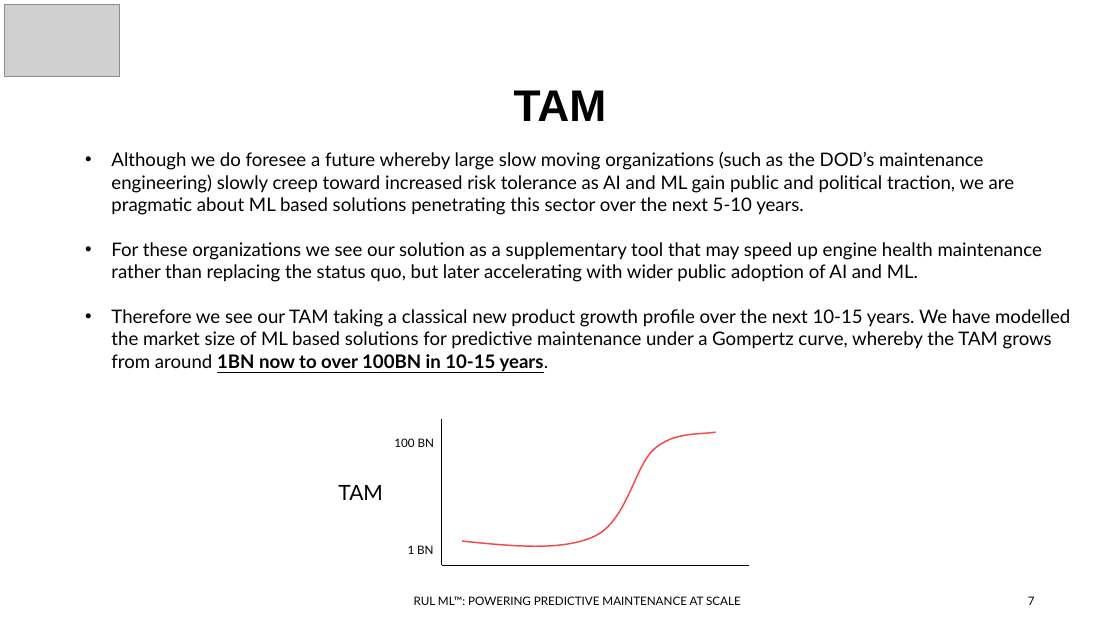
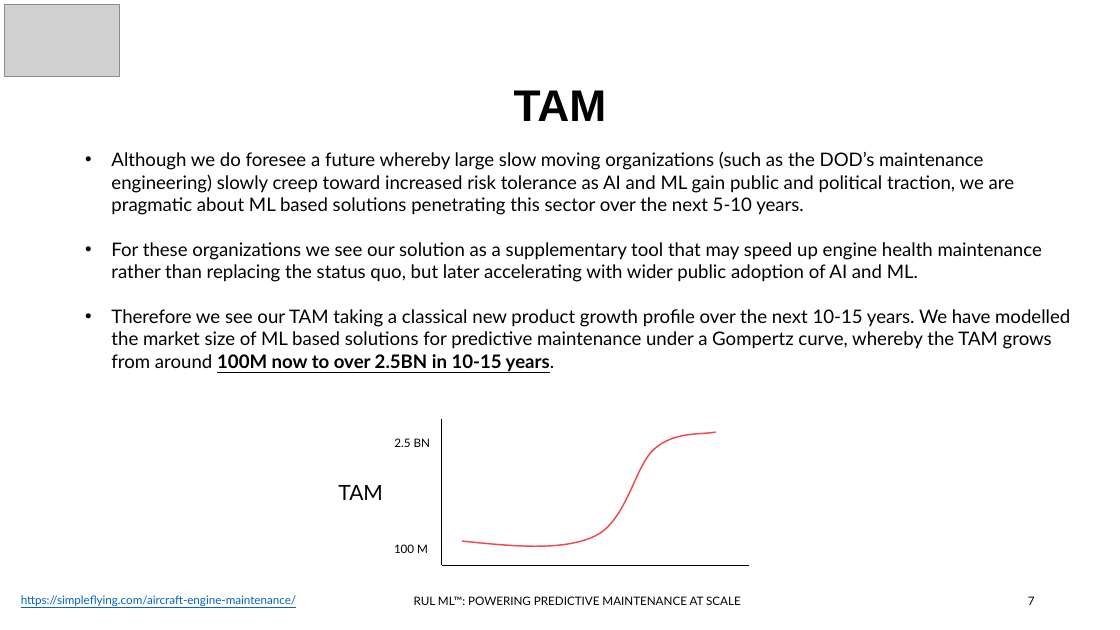
Before and after one commit to ddealwis09/Remaining_Useful_Life, a slide deck: slide 7 of docs/FourthBrain Capstone Demo Day Deck.pptx. Drawn at 1120x630 pixels with LibreOffice and Linux fonts; fonts in the diff are those of the drawing; grey boxes stand for pictures. Boxes give left, top, right and bottom in pixels: in the first picture for what was removed or moved away, otherwise in the second. Text is boxed around its words. In the diff, an @@ line names an element or a change of style, - is before the commit and + after.

Commit message:
updated deck

```diff
--- a/docs/FourthBrain Capstone Demo Day Deck.pptx
+++ b/docs/FourthBrain Capstone Demo Day Deck.pptx
@@ text at (111,309,1070,371): text changed @@
-• Therefore we see our TAM taking a classical new product growth profile over the next 10-15 years. We have modelled the market size of ML based solutions for predictive maintenance under a Gompertz curve, whereby the TAM grows from around 1BN now to over 100BN in 10-15 years.
+• Therefore we see our TAM taking a classical new product growth profile over the next 10-15 years. We have modelled the market size of ML based solutions for predictive maintenance under a Gompertz curve, whereby the TAM grows from around 100M now to over 2.5BN in 10-15 years.
@@ text at (394,438,430,447): text changed @@
-100 BN
+2.5 BN
@@ text at (394,544,428,553): text changed @@
-1 BN
+100 M
@@ text added at (21,595,296,606), 10 pt, text #0563C1, underline @@
+https://simpleflying.com/aircraft-engine-maintenance/
```
Also in this commit, not shown: 2 other slides changed.
